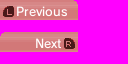
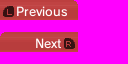
Layered file, before and after one edit (128 × 64). Changes by layer:
painted on "Pasted Layer" over [0, 0, 78, 20]
painted on "Pasted Layer #1" over [0, 32, 78, 52]
